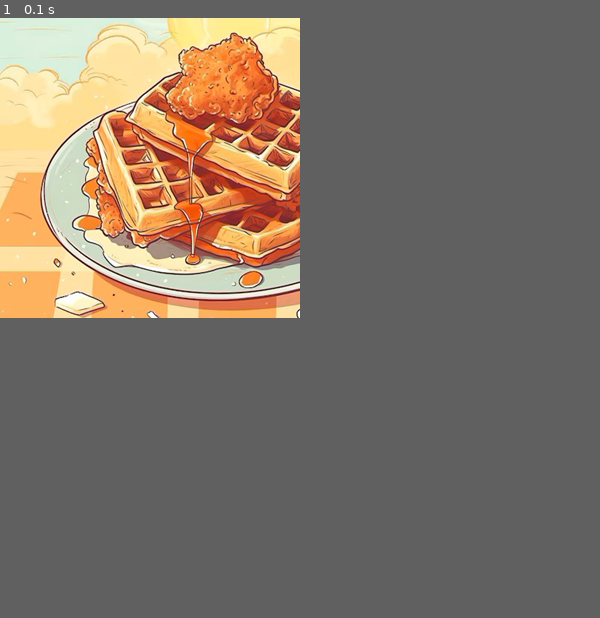
Above: before the commit, frame 1.
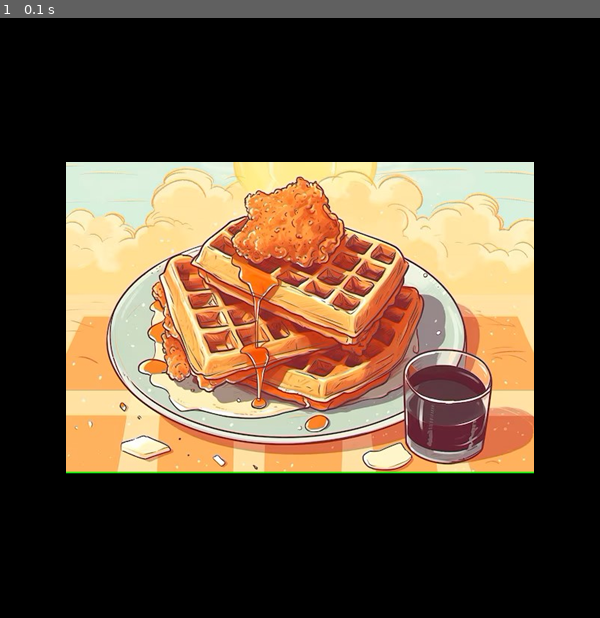
Above: after the commit, the same moment.

Repository: KayKilb/HHS_pygame
Game: pygame game, started from sunrise_showdown_v1.py
Same seed, same stepped clock (60 frames per second), same inputs: the game is played once before the commit and once after it.
Inputs:
- Up to frame 1 (0.1 s): no input
The window is 300x300 before the commit and 600x600 after it. Grey fills any space a smaller window leaves; there, only what the larger window draws over its background counts as a difference.

The runs differ from the first frame. In frame 1, 55% of the frame differs, in the area x 0-89%, y 0-76%.

Commit message:
sunrise_showdown!

Diff:
--- a/sunrise_showdown.py
+++ b/sunrise_showdown_v1.py
@@ -1,14 +1,19 @@
+
 import pygame
 
 # Initialize Pygame
 pygame.init()
 
-# Create a window with a specific size (you can change the size as needed)
-window_size = (300, 300)
+# Create a window with a specific size (twice as big)
+window_size = (600, 600)
 window = pygame.display.set_mode(window_size)
 
 # Load the background image
 background_image = pygame.image.load("background.png")
+
+# Calculate the position to center the background image
+image_x = (window_size[0] - background_image.get_width()) // 2
+image_y = (window_size[1] - background_image.get_height()) // 2
 
 # Event loop to keep the window open
 running = True
@@ -17,8 +22,8 @@
         if event.type == pygame.QUIT:
             running = False
 
-    # Draw the background image
-    window.blit(background_image, (0, 0))
+    # Draw the background image at the calculated position
+    window.blit(background_image, (image_x, image_y))
 
     # Update the display
     pygame.display.flip()
